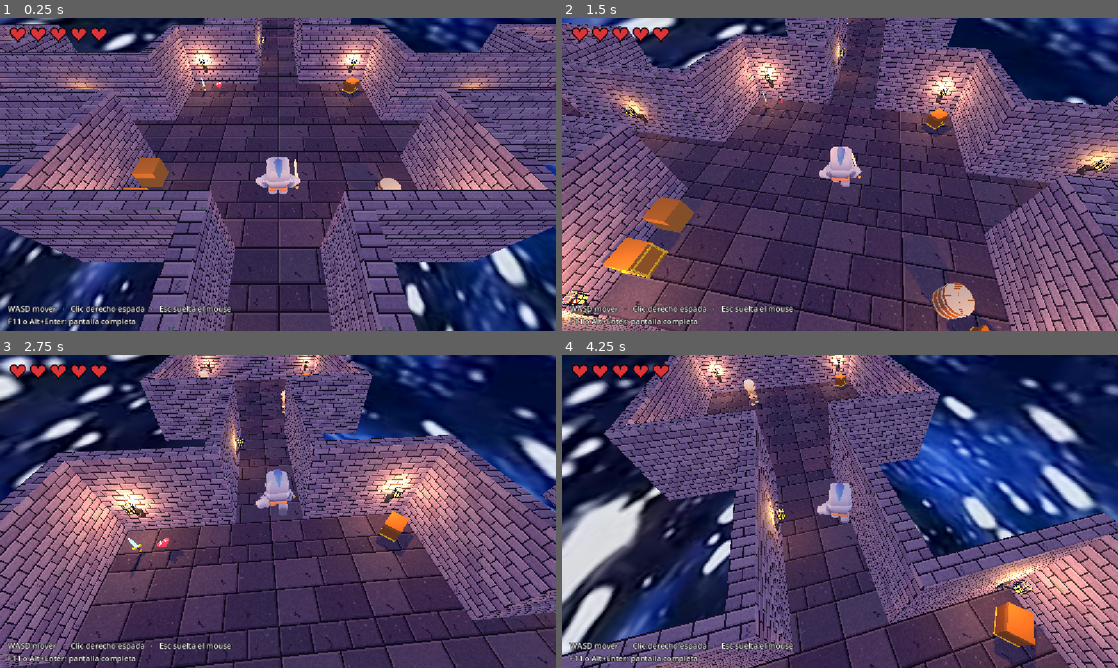
Above: before the commit, frames 1-4 (two rows, left to right).
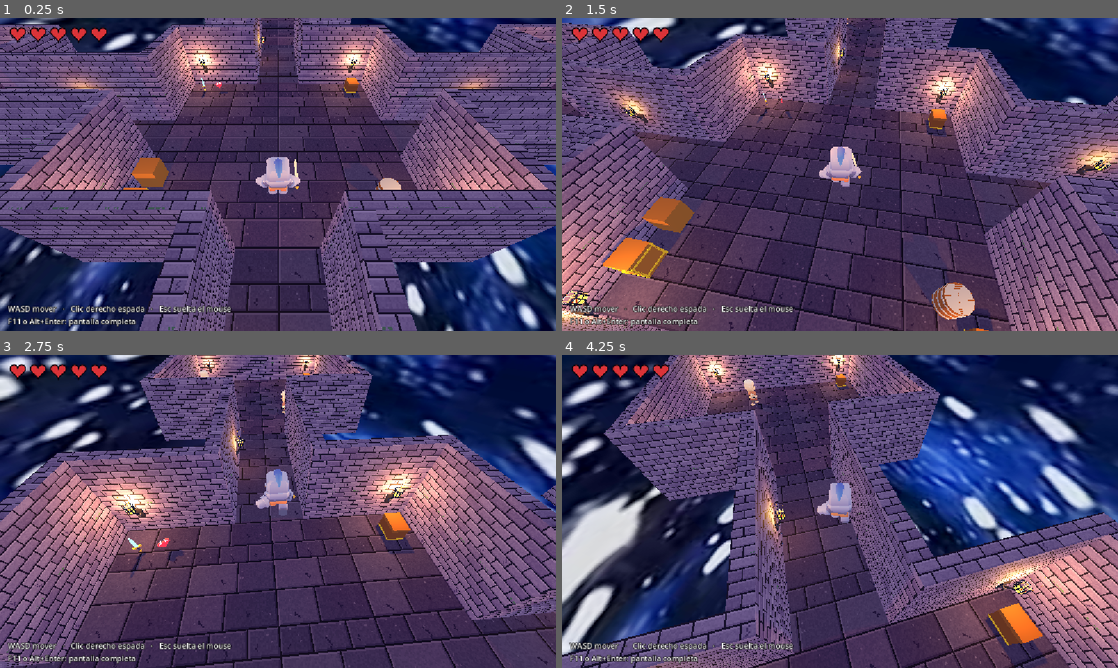
Above: after the commit, the same moments.

Repository: Tairacx/Pixel-dungeon-lite
Game: Godot game, scene res://Level_1.tscn
Two runs of this game, one before a commit and one after it. Both use one fixed random seed, a clock stepped at 60 frames per second and the inputs below. Sound files missing from this copy of the repository are replaced by a short silence.
Inputs (mouse positions are in pixels of both pictures, inside the frame that each line leads up to):
- Up to frame 1 (0.25 s): no input
- Up to frame 2 (1.5 s): tap Enter at 0.5 s; move the mouse to (867, 174) at 0.52 s; hold W (move_up) from 0.53 s (still down); tap E (abrir) at 0.6 s; move the mouse to (812, 174) at 1.27 s; tap Middle mouse button (apuntar) at 1.35 s
- Up to frame 3 (2.75 s): keep holding W (move_up); move the mouse to (289, 505) at 2.02 s; hold Shift (correr) from 2.03 s (still down)
- Up to frame 4 (4.25 s): keep holding W (move_up); move the mouse to (834, 517) at 2.77 s; release Shift (correr) at 2.78 s; click (834, 517) at 2.85 s; move the mouse to (878, 514) at 3.52 s; tap T at 3.6 s

The runs differ from the first frame. In frame 1, less than 0.1% of the frame differs, in the area x 61-66%, y 18-26%; in frame 2, 0.3%; in frame 3, 0.3%; in frame 4, 0.7%, in the area x 48-88%, y 6-100%.

Commit message:
Alinear los cofres con las paredes (rectos, mirando al centro)

Diff:
--- a/Level_1.tscn
+++ b/Level_1.tscn
@@ -257,11 +257,11 @@
 [node name="Cofres" type="Node3D" parent="Mazmorra/SalaCentral"]
 
 [node name="CofreCentral" parent="Mazmorra/SalaCentral/Cofres" instance=ExtResource("20_cofre")]
-transform = Transform3D(0.707107, 0, 0.707107, 0, 1, 0, -0.707107, 0, 0.707107, 5, 0, -5)
+transform = Transform3D(0, 0, 1, 0, 1, 0, -1, 0, 0, 5, 0, -5)
 recompensa = 2
 
 [node name="CofreEste" parent="Mazmorra/SalaCentral/Cofres" instance=ExtResource("20_cofre")]
-transform = Transform3D(-0.707107, 0, 0.707107, 0, 1, 0, -0.707107, 0, -0.707107, 5, 0, 5)
+transform = Transform3D(0, 0, 1, 0, 1, 0, -1, 0, 0, 5, 0, 5)
 recompensa = 2
 
 [node name="SalaNorte" type="Node3D" parent="Mazmorra" unique_id=1362507603]
@@ -361,11 +361,11 @@
 [node name="Cofres" type="Node3D" parent="Mazmorra/SalaNorte"]
 
 [node name="CofreNorte1" parent="Mazmorra/SalaNorte/Cofres" instance=ExtResource("20_cofre")]
-transform = Transform3D(0.707107, 0, 0.707107, 0, 1, 0, -0.707107, 0, 0.707107, 5, 0, -5)
+transform = Transform3D(0, 0, 1, 0, 1, 0, -1, 0, 0, 5, 0, -5)
 recompensa = 2
 
 [node name="CofreNorte2" parent="Mazmorra/SalaNorte/Cofres" instance=ExtResource("20_cofre")]
-transform = Transform3D(-0.707107, 0, -0.707107, 0, 1, 0, 0.707107, 0, -0.707107, -5, 0, 5)
+transform = Transform3D(0, 0, -1, 0, 1, 0, 1, 0, 0, -5, 0, 5)
 recompensa = 2
 
 [node name="SalaSur" type="Node3D" parent="Mazmorra" unique_id=2027270247]
@@ -469,11 +469,11 @@
 [node name="Cofres" type="Node3D" parent="Mazmorra/SalaSur"]
 
 [node name="CofreSur1" parent="Mazmorra/SalaSur/Cofres" instance=ExtResource("20_cofre")]
-transform = Transform3D(-0.707107, 0, 0.707107, 0, 1, 0, -0.707107, 0, -0.707107, 5, 0, 5)
+transform = Transform3D(0, 0, 1, 0, 1, 0, -1, 0, 0, 5, 0, 5)
 recompensa = 2
 
 [node name="CofreSur2" parent="Mazmorra/SalaSur/Cofres" instance=ExtResource("20_cofre")]
-transform = Transform3D(0.707107, 0, -0.707107, 0, 1, 0, 0.707107, 0, 0.707107, -5, 0, -5)
+transform = Transform3D(0, 0, -1, 0, 1, 0, 1, 0, 0, -5, 0, -5)
 recompensa = 2
 
 [node name="SalaOeste" type="Node3D" parent="Mazmorra" unique_id=882014369]
@@ -579,11 +579,11 @@
 [node name="Cofres" type="Node3D" parent="Mazmorra/SalaOeste"]
 
 [node name="CofreOeste1" parent="Mazmorra/SalaOeste/Cofres" instance=ExtResource("20_cofre")]
-transform = Transform3D(-0.707107, 0, -0.707107, 0, 1, 0, 0.707107, 0, -0.707107, -5, 0, 5)
+transform = Transform3D(0, 0, -1, 0, 1, 0, 1, 0, 0, -5, 0, 5)
 recompensa = 2
 
 [node name="CofreOeste2" parent="Mazmorra/SalaOeste/Cofres" instance=ExtResource("20_cofre")]
-transform = Transform3D(0.707107, 0, 0.707107, 0, 1, 0, -0.707107, 0, 0.707107, 5, 0, -5)
+transform = Transform3D(0, 0, 1, 0, 1, 0, -1, 0, 0, 5, 0, -5)
 recompensa = 2
 
 [node name="SalaEste" type="Node3D" parent="Mazmorra" unique_id=698943275]
@@ -701,11 +701,11 @@
 [node name="Cofres" type="Node3D" parent="Mazmorra/SalaEste"]
 
 [node name="CofreEste1" parent="Mazmorra/SalaEste/Cofres" instance=ExtResource("20_cofre")]
-transform = Transform3D(-0.707107, 0, 0.707107, 0, 1, 0, -0.707107, 0, -0.707107, 5, 0, 5)
+transform = Transform3D(0, 0, 1, 0, 1, 0, -1, 0, 0, 5, 0, 5)
 recompensa = 2
 
 [node name="CofreEste2" parent="Mazmorra/SalaEste/Cofres" instance=ExtResource("20_cofre")]
-transform = Transform3D(0.707107, 0, 0.707107, 0, 1, 0, -0.707107, 0, 0.707107, 5, 0, -5)
+transform = Transform3D(0, 0, 1, 0, 1, 0, -1, 0, 0, 5, 0, -5)
 recompensa = 2
 
 [node name="SalaExtremaEste" type="Node3D" parent="Mazmorra" unique_id=1989875287]
@@ -819,11 +819,11 @@
 [node name="Cofres" type="Node3D" parent="Mazmorra/SalaExtremaEste"]
 
 [node name="CofreExtremaEste1" parent="Mazmorra/SalaExtremaEste/Cofres" instance=ExtResource("20_cofre")]
-transform = Transform3D(-0.707107, 0, -0.707107, 0, 1, 0, 0.707107, 0, -0.707107, -5, 0, 5)
+transform = Transform3D(0, 0, -1, 0, 1, 0, 1, 0, 0, -5, 0, 5)
 recompensa = 2
 
 [node name="CofreExtremaEste2" parent="Mazmorra/SalaExtremaEste/Cofres" instance=ExtResource("20_cofre")]
-transform = Transform3D(0.707107, 0, -0.707107, 0, 1, 0, 0.707107, 0, 0.707107, -5, 0, -5)
+transform = Transform3D(0, 0, -1, 0, 1, 0, 1, 0, 0, -5, 0, -5)
 recompensa = 2
 
 [node name="Pasillos" type="Node3D" parent="Mazmorra" unique_id=992361665]
